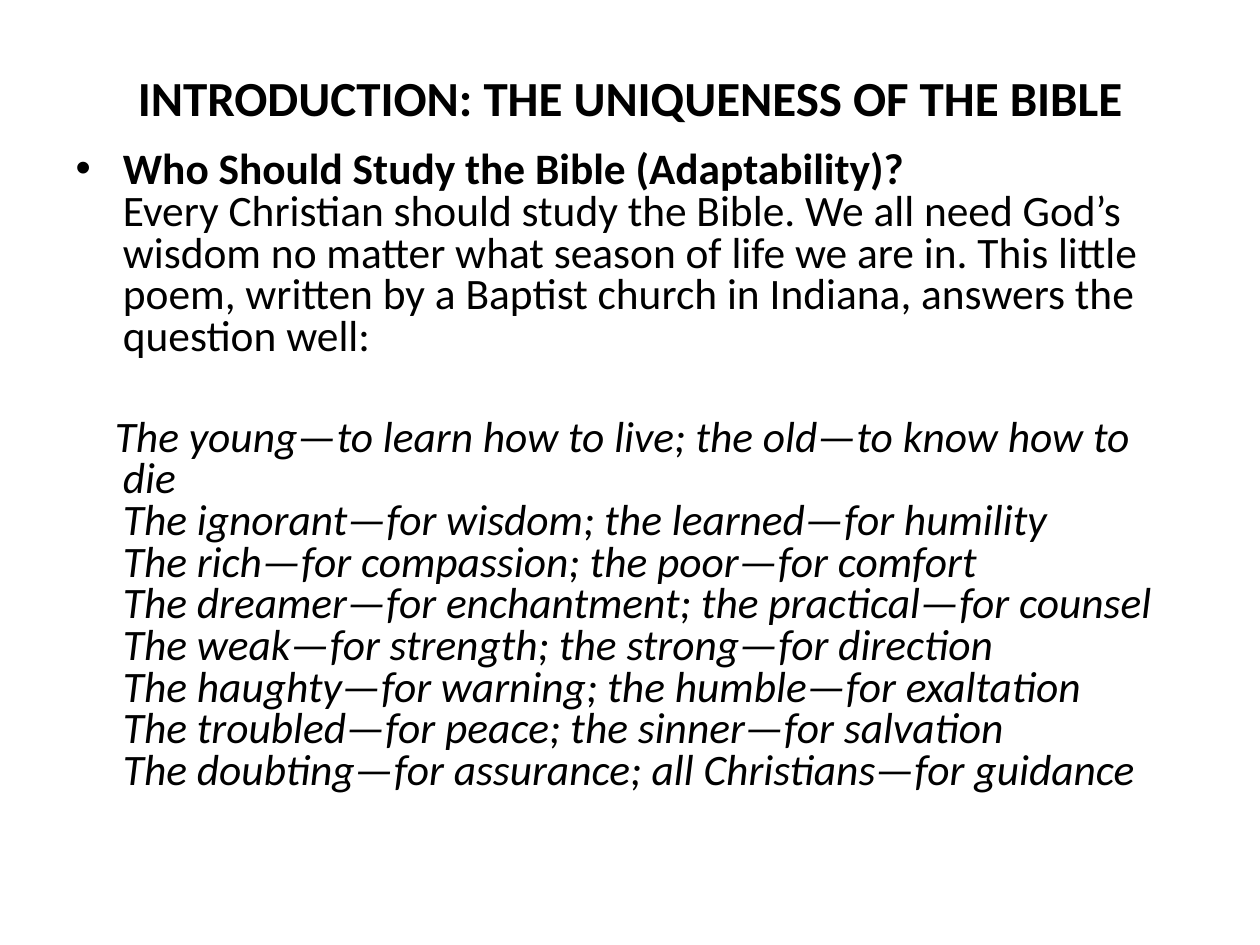
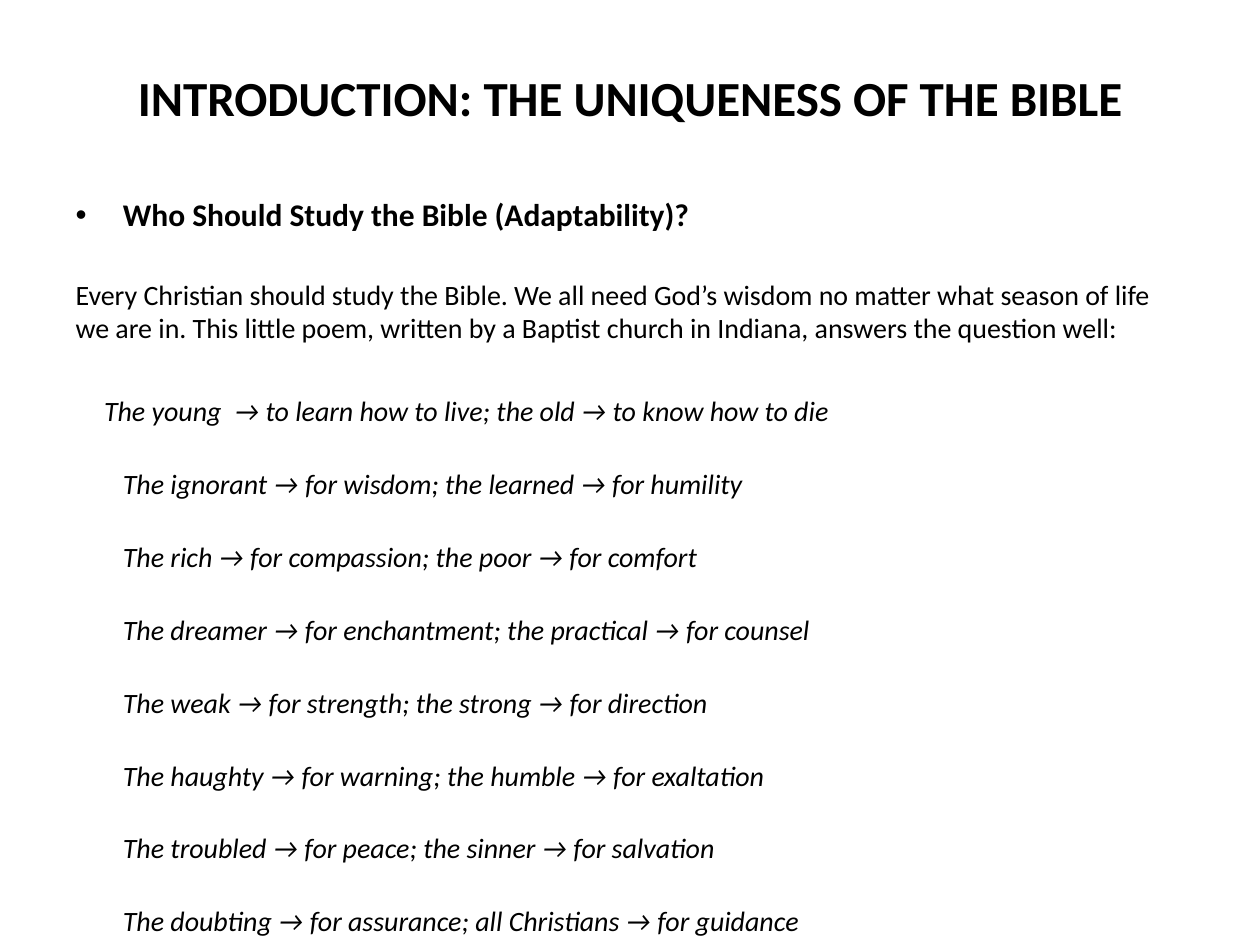
Before and after one commit to mutanganajoseph/Documents, a slide deck: slide 6 of auca/sem-1/intro-to-Bible-study/1 intro to Bible study Notes.pptx (slide 7 before the commit). Drawn at 1260x945 pixels with LibreOffice and Linux fonts; fonts in the diff are those of the drawing. Boxes give left, top, right and bottom in pixels: in the first picture for what was removed or moved away, otherwise in the second. Text is boxed around its words. In the diff, an @@ line names an element or a change of style, - is before the commit and + after.

```diff
--- a/auca/sem-1/intro-to-Bible-study/1 intro to Bible study Notes.pptx
+++ b/auca/sem-1/intro-to-Bible-study/1 intro to Bible study Notes.pptx
@@ text at bbox=[76, 203, 1150, 862]: text changed; size 24.8 to 16 pt @@
-• Who Should Study the Bible (Adaptability)?
-  Every Christian should study the Bible. We all need God’s wisdom no matter what season of life we are in. This little poem, written by a Baptist church in Indiana, answers the question well:
-The young—to learn how to live; the old—to know how to die
-The ignorant—for wisdom; the learned—for humility
-The rich—for compassion; the poor—for comfort
-The dreamer—for enchantment; the practical—for counsel
-The weak—for strength; the strong—for direction
-The haughty—for warning; the humble—for exaltation
-The troubled—for peace; the sinner—for salvation
-The doubting—for assurance; all Christians—for guidance
+• Who Should Study the Bible (Adaptability)?
+Every Christian should study the Bible. We all need God’s wisdom no matter what season of life we are in. This little poem, written by a Baptist church in Indiana, answers the question well:
+The young → to learn how to live; the old → to know how to die
+The ignorant → for wisdom; the learned → for humility
+The rich → for compassion; the poor → for comfort
+The dreamer → for enchantment; the practical → for counsel
+The weak → for strength; the strong → for direction
+The haughty → for warning; the humble → for exaltation
+The troubled → for peace; the sinner → for salvation
+The doubting → for assurance; all Christians → for guidance
```
Also in this commit, not shown: 44 other slides changed, 1 slide added, 18 slides removed, 1 other file.
